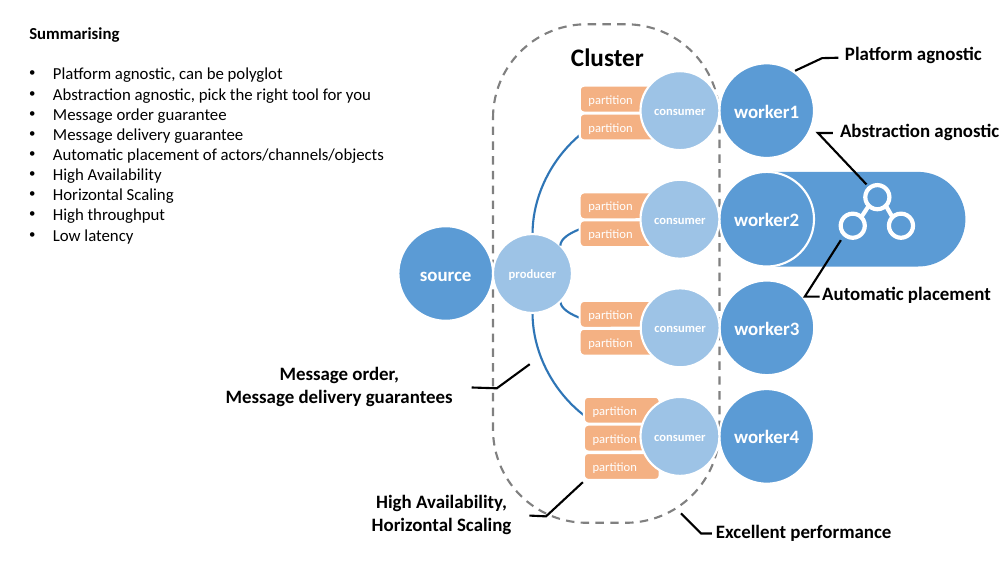
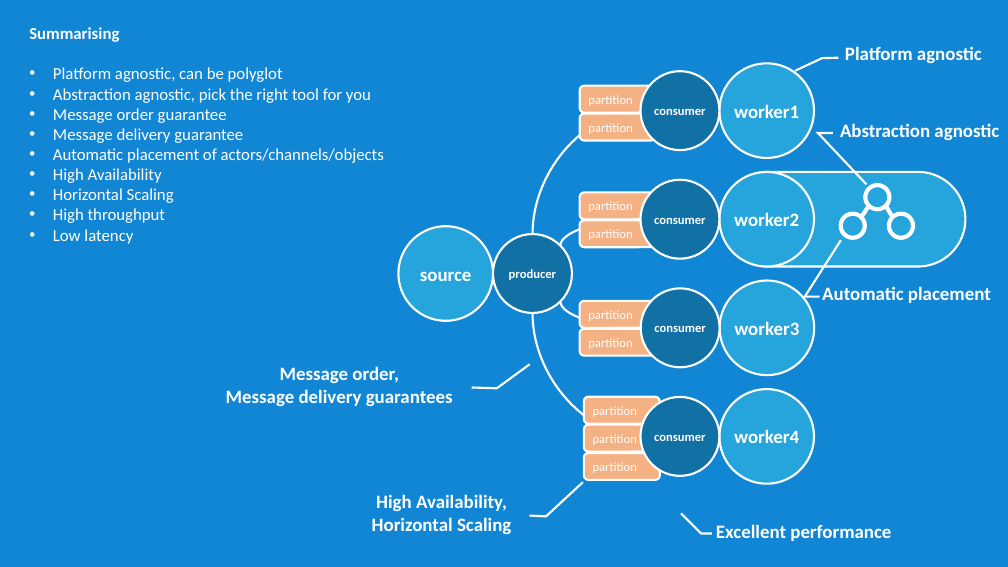
Before and after one commit to rogeralsing/Presentations, a slide deck: slide 23 of ClusterSoftware/clustersoftware.pptx (slide 12 before the commit). Drawn at 1008x567 pixels with LibreOffice and Linux fonts; fonts in the diff are those of the drawing. Boxes give left, top, right and bottom in pixels: in the first picture for what was removed or moved away, otherwise in the second. Text is boxed around its words. In the diff, an @@ line names an element or a change of style, - is before the commit and + after.

```diff
--- a/ClusterSoftware/clustersoftware.pptx
+++ b/ClusterSoftware/clustersoftware.pptx
@@ background #FFFFFF to #1186D5 @@
@@ text "Summarising" at box(29, 27, 384, 244): text colour #000000 to #FFFFFF @@
@@ rounded rectangle removed at box(493, 24, 720, 523) @@
@@ text removed at box(571, 48, 644, 67) @@
-Cluster
@@ curved arrow (532, 234) - (640, 110): stroke #2E75B6 2 pt to #FFFFFF 2 pt @@
@@ rounded rectangle at box(721, 172, 966, 266): fill #5B9BD5 to #25A5DC; outline none to #FFFFFF 2 pt @@
@@ fill #9DC3E6 to #1170A4 in 5 elements at box(640, 71, 719, 150), box(640, 397, 719, 476), box(641, 288, 720, 367), box(493, 234, 572, 313), box(640, 180, 719, 259) @@
@@ curved arrow (560, 246) - (640, 219): stroke #2E75B6 2 pt to #FFFFFF 2 pt @@
@@ fill #5B9BD5 to #25A5DC in 8 elements at box(720, 64, 814, 158), box(720, 389, 814, 484), box(720, 281, 814, 375), box(720, 172, 814, 266), box(399, 226, 493, 321), box(866, 185, 890, 209), box(841, 214, 865, 238), box(889, 214, 913, 238) @@
@@ curved arrow (532, 313) - (640, 436): stroke #2E75B6 2 pt to #FFFFFF 2 pt @@
@@ curved arrow (560, 302) - (641, 328): stroke #2E75B6 2 pt to #FFFFFF 2 pt @@
@@ text colour #000000 to #FFFFFF; outline #000000 2 pt to #FFFFFF 2 pt in 6 elements at box(834, 36, 994, 72), box(827, 112, 1008, 148), box(204, 366, 476, 402), box(352, 495, 531, 531), box(814, 275, 1000, 312), box(668, 513, 940, 550) @@
```
Also in this commit, not shown: 10 other slides changed, 23 slides added, 1 slide removed, 1 other file.
